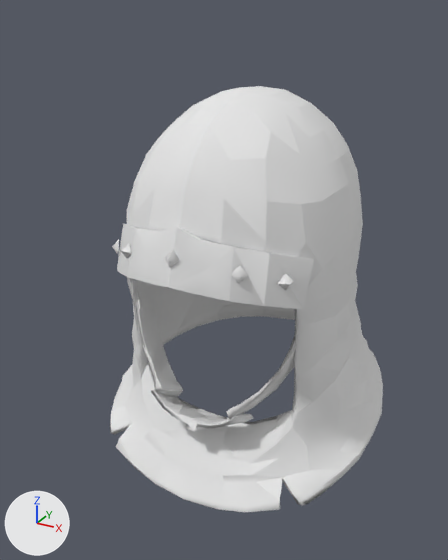
A saved change to the glTF model godot-client/assets/actors/native/equipment/variants/greyhaven_female/militia_helmet_05.glb.
Both versions are drawn from a 50 mm lens placed at (0.245, -0.467, 0.256), pointed at (-0.012, -0.002, 0.023). Lighting does not change. The marker at lower left points along +X, +Y and +Z. The older version comes first. Vertices at exactly the same position are counted once.

Before the edit, the objects in view are built like this:
```python
me_mail_coif = bpy.data.meshes.new('Mail Coif')
me_mail_coif.from_pydata(...)  # 838 vertices, 1640 faces; spans x -0.136..0.137, y -0.11..0.195, z -0.157..0.193
me_mail_coif.materials.append(mat_mail_coif_base)  # its picture is missing
ob_mail_coif = bpy.data.objects.new('Mail Coif', me_mail_coif)
ob_mail_coif.location = (0.0, 0.0, 0.0)
```
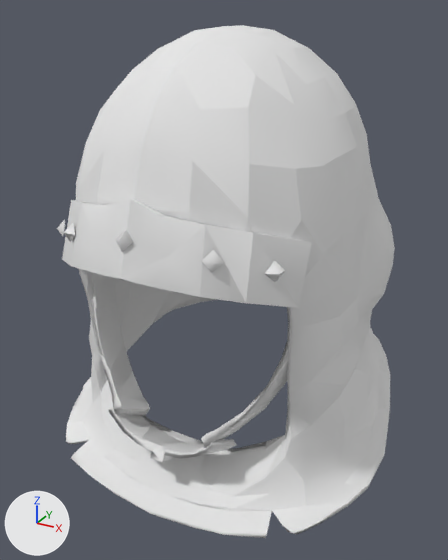
Where the change shows, as pixel boxes (x1, y1, x2, y2) in the pictures (448 x 560 px; the box of a moved part takes in the faces that stretch with it):
'Mail Coif', reshaped (24% wider, 20% taller): before (110, 86, 383, 512); after (57, 25, 395, 538)
part 1 of me_mail_coif, moved or reshaped: before (227, 335, 296, 419); after (201, 343, 290, 448)
part 2 of me_mail_coif, moved or reshaped: before (151, 389, 254, 431); after (108, 407, 237, 462)
part 3 of me_mail_coif, moved or reshaped: before (278, 273, 294, 290); after (265, 261, 285, 282)
part 4 of me_mail_coif, moved or reshaped: before (117, 224, 314, 309); after (62, 199, 312, 308)
part 5 of me_mail_coif, moved or reshaped: before (136, 280, 183, 396); after (91, 273, 150, 415)
part 6 of me_mail_coif, moved or reshaped: before (121, 243, 131, 259); after (64, 223, 75, 242)
part 7 of me_mail_coif, moved or reshaped: before (231, 266, 248, 283); after (202, 250, 224, 273)
part 8 of me_mail_coif, moved or reshaped: before (165, 250, 179, 267); after (116, 230, 133, 252)
part 9 of me_mail_coif, moved or reshaped: before (112, 239, 119, 253); after (57, 219, 65, 236)
part 10 of me_mail_coif, rebuilt (20% wider, 20% taller): before (110, 86, 383, 512); after (66, 25, 395, 538)

Diff of the bpy script that builds the scene:
```diff
--- a/godot-client/assets/actors/native/equipment/variants/greyhaven_female/militia_helmet_05.glb.py
+++ b/godot-client/assets/actors/native/equipment/variants/greyhaven_female/militia_helmet_05.glb.py
@@ me_mail_coif @@
 # used by ob_mail_coif; location = (0.0, 0.0, 0.0)
-me_mail_coif.from_pydata(...)  # 838 vertices, 1640 faces; spans x -0.136..0.137, y -0.11..0.195, z -0.157..0.193
+me_mail_coif.from_pydata(...)  # 952 vertices, 1868 faces; spans x -0.156..0.157, y -0.166..0.174, z -0.13..0.243
+# me_mail_coif part 1: the loose piece of 38 vertices spanning x 0.031..0.09, y -0.081..-0.012, z -0.082..0.057 is scaled about its middle by 1.16, then moved by (0.01, -0.046, 0.017)
+# me_mail_coif part 2: the loose piece of 43 vertices spanning x -0.046..0.048, y -0.087..-0.053, z -0.101..-0.061 is scaled about its middle by 1.16, then moved by (0.0, -0.05, 0.006)
+# me_mail_coif part 3: the loose piece of 6 vertices spanning x 0.074..0.083, y -0.074..-0.064, z 0.06..0.073 is moved by (0.013, -0.05, 0.029)
+# me_mail_coif part 4: the loose piece of 41 vertices spanning x -0.09..0.091, y -0.11..-0.041, z 0.04..0.106 is scaled about its middle by 1.16, then moved by (0.0, -0.051, 0.03)
+# me_mail_coif part 5: the loose piece of 39 vertices spanning x -0.09..-0.029, y -0.081..-0.012, z -0.082..0.057 is scaled about its middle by 1.16, then moved by (-0.009, -0.046, 0.017)
+# me_mail_coif part 6: the loose piece of 6 vertices spanning x -0.056..-0.045, y -0.096..-0.089, z 0.069..0.082 is moved by (-0.008, -0.053, 0.031)
+# me_mail_coif part 7: the loose piece of 6 vertices spanning x 0.045..0.057, y -0.096..-0.088, z 0.069..0.082 is moved by (0.008, -0.053, 0.031)
+# me_mail_coif part 8: the loose piece of 6 vertices spanning x -0.007..0.007, y -0.109..-0.102, z 0.076..0.089 is moved by (0.0, -0.055, 0.032)
+# me_mail_coif part 9: the loose piece of 6 vertices spanning x -0.083..-0.074, y -0.074..-0.064, z 0.06..0.073 is moved by (-0.013, -0.05, 0.029)
+# me_mail_coif part 10: the loose piece of 647 vertices spanning x -0.136..0.137, y -0.098..0.195, z -0.157..0.193 is rebuilt with 761 vertices and now spans x -0.156..0.157, y -0.152..0.174, z -0.13..0.243
 me_mail_coif.materials.append(mat_mail_coif_base)
```
